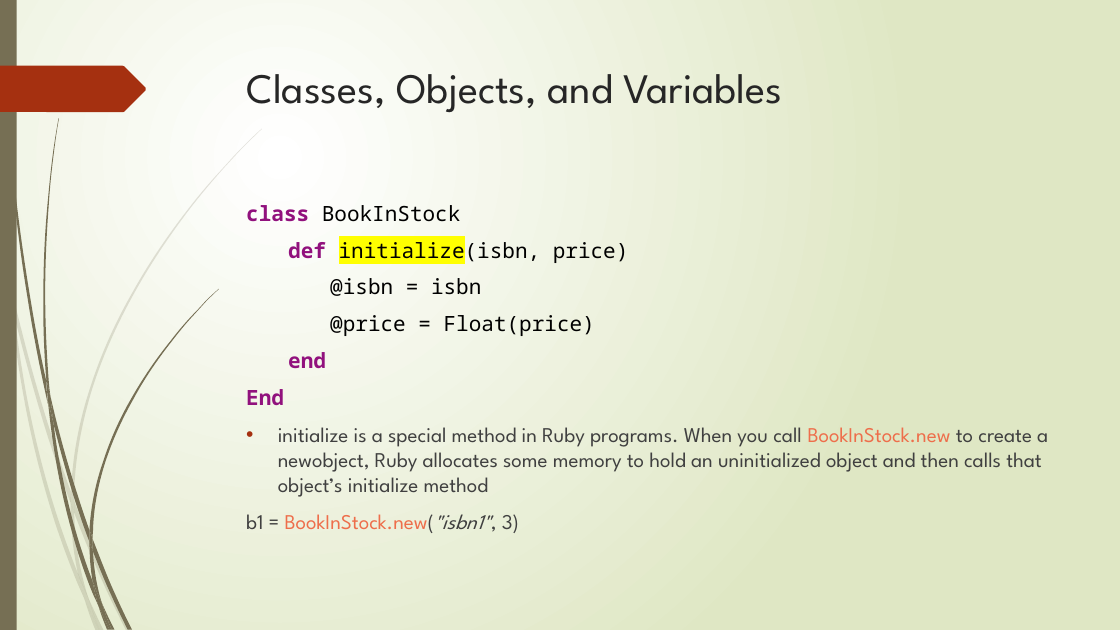
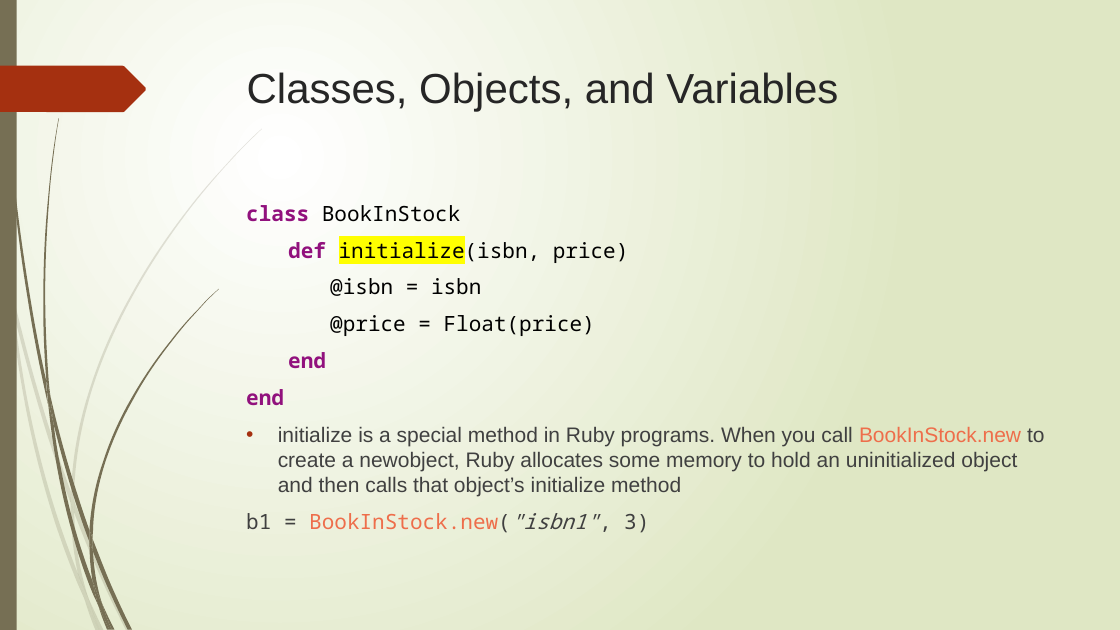
Before and after one commit to angelmoralesb/Fedesoft, a slide deck: slide 4 of ProyectoRuby/Libros/PresentacionRuby.pptx. Drawn at 1120x630 pixels with LibreOffice and Linux fonts; fonts in the diff are those of the drawing. Boxes give left, top, right and bottom in pixels: in the first picture for what was removed or moved away, otherwise in the second. Text is boxed around its words. In the diff, an @@ line names an element or a change of style, - is before the commit and + after.

```diff
--- a/ProyectoRuby/Libros/PresentacionRuby.pptx
+++ b/ProyectoRuby/Libros/PresentacionRuby.pptx
@@ title "Classes, Objects, and Variables" at box(247, 72, 838, 112): font League Spartan to Arial @@
@@ text at box(246, 389, 284, 406): text changed @@
-End
+end
@@ text at box(246, 427, 1044, 533): font League Spartan to Arial in "initialize is a special method in Ruby ..."; font League Spartan to Noto Sans Mono in "b1 = BookInStock.new("isbn1", 3)" @@
```
Also in this commit, not shown: 52 other slides changed, 4 other files.
